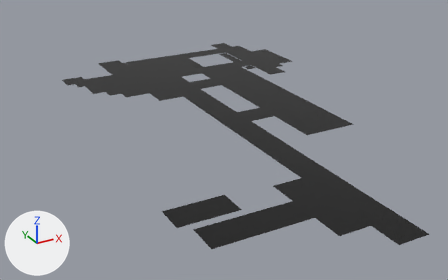
The FBX model Assets/Meshes/Environment/ModularKits/Puzzle_001/Puzzle_001_Floor_BaseMesh.fbx as it was, and as the next commit left it.
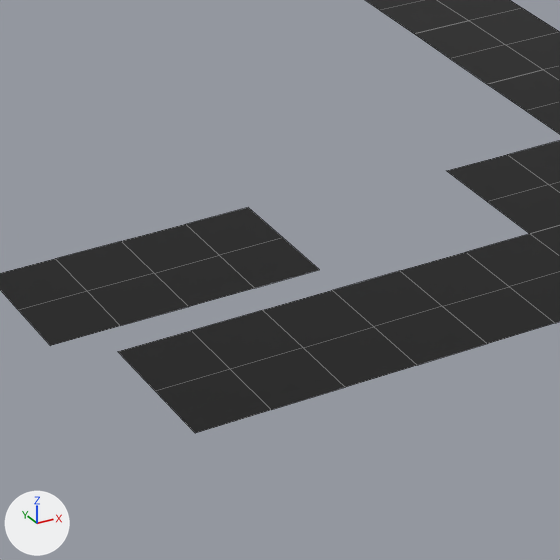
There are two pictures of each version: one whole from a camera (50 mm lens) standing at (-90.9, -78.1, 42.1) and looking at (-43.7, 7.7, -0.9), one close up on the part from 37% to 67% of the width and 52% to 100% of the height. Arrows for +X, +Y and +Z are at lower left; the lights stay in place. The close-ups show mesh edges as thin lines. Where no turn or scale is listed for an object, it has been applied to the vertices. Vertices at the same position are counted once.

Names of what the first close-up shows: 'Puzzle_001_Floor_BaseMesh'.
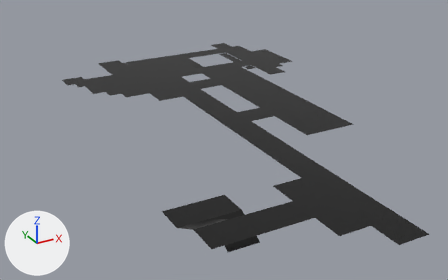
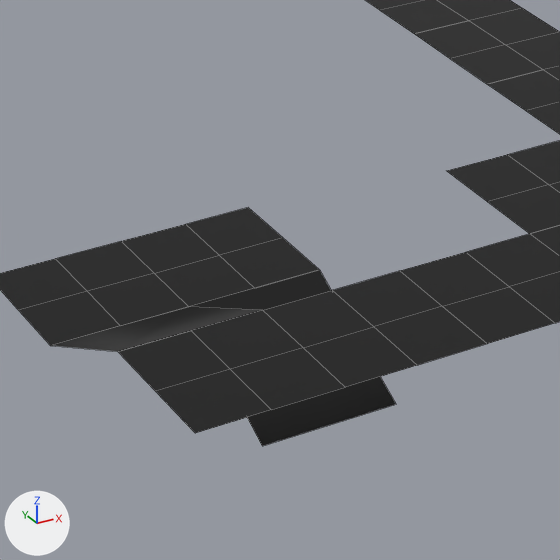
Commit message: Puzzle_001 Meshes Updated

Pixel boxes [x1, y1, x2, y2] of what changed, in the close-ups (560 x 560 px):
'Puzzle_001_Floor_BaseMesh', reshaped
    before: [0, 0, 560, 433]
    after: [0, 0, 560, 446]
part 1 of me_puzzle_001_floor_003, added (black)
    after: [51, 270, 396, 446]

The change, as a diff of the scene's bpy script:
```diff
--- a/Assets/Meshes/Environment/ModularKits/Puzzle_001/Puzzle_001_Floor_BaseMesh.fbx.py
+++ b/Assets/Meshes/Environment/ModularKits/Puzzle_001/Puzzle_001_Floor_BaseMesh.fbx.py
@@ me_puzzle_001_floor_003 @@
 me_puzzle_001_floor_003.from_pydata(...)  # 653 vertices, 362 faces; spans x -20.0..38.0, y -10.0..90.0, z -8.1..0.0
 # used by ob_puzzle_001_floor_basemesh; location = (-48.0, -32.0, 9.0)
 # verts and faces of me_puzzle_001_floor_003; kept vertices keep their numbers, new ones are numbered from 653
+# me_puzzle_001_floor_003 part 1
+verts[653] = (-20.0, 6.0, -2.0)  # pixel (50, 345)
+verts[654] = (-20.0, 2.0, 0.0)  # pixel (117, 351)
+verts[655] = (-16.0, 2.0, -4.0)  # pixel (262, 446)
+for new, old in zip([656, 657, 658], [653, 654, 655]): verts[new] = verts[old] + (4.0, 0.0, 0.0)
+verts[659] = (-12.0, 6.0, -2.0)  # pixel (319, 269)
+faces += [(653, 654, 657, 656), (655, 658, 659, 656)]
 me_puzzle_001_floor_003.materials.append(mat_material_031)
```
